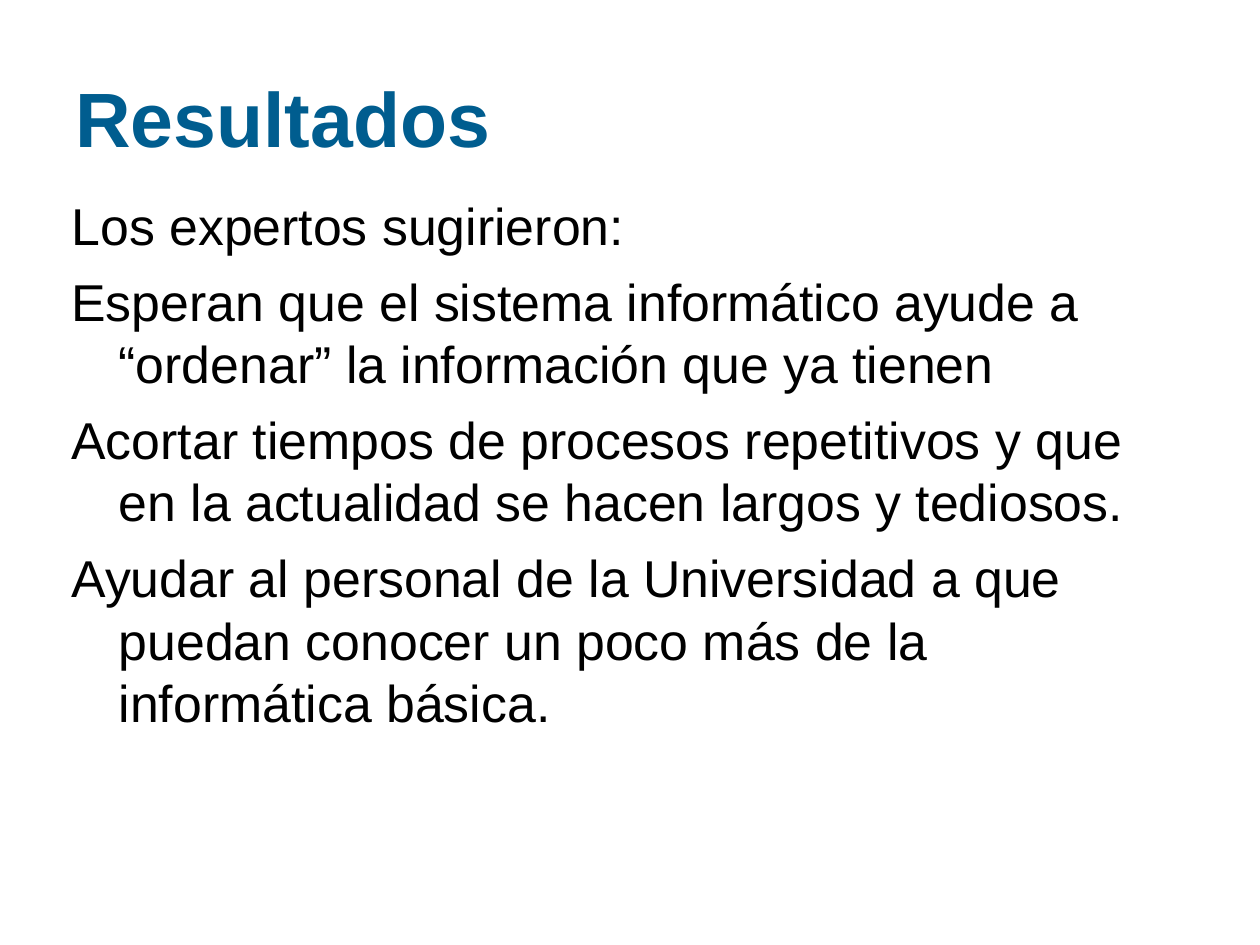
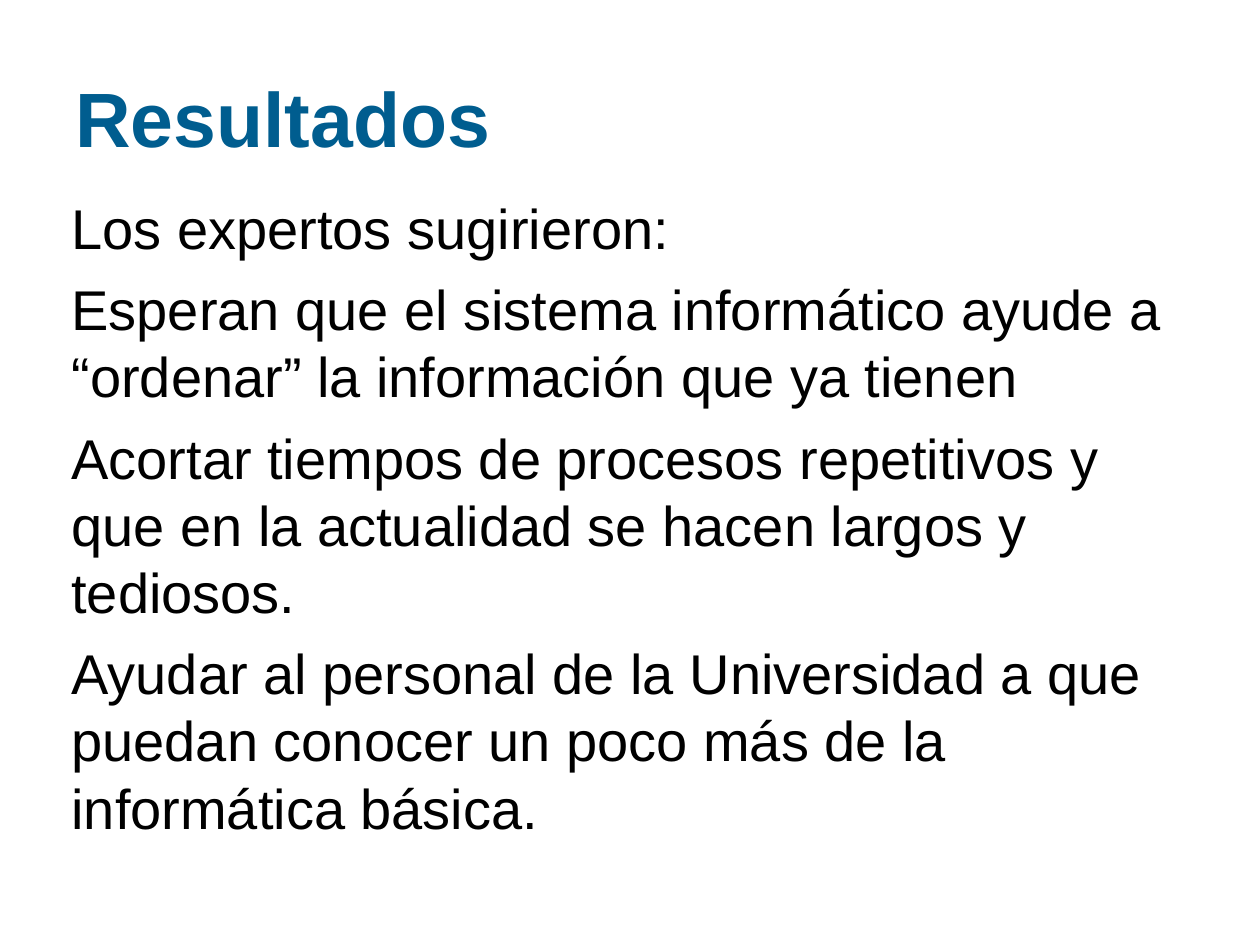
Before and after one commit to ramayac/jhard, a slide deck: slide 8 of presentaciones/segunda defensa/jhard-plantilla.ppt. Drawn at 1260x945 pixels with LibreOffice and Linux fonts; fonts in the diff are those of the drawing; background and template pictures are left out. Boxes give left, top, right and bottom in pixels: in the first picture for what was removed or moved away, otherwise in the second. Text is boxed around its words. In the diff, an @@ line names an element or a change of style, - is before the commit and + after.

```diff
--- a/presentaciones/segunda defensa/jhard-plantilla.ppt
+++ b/presentaciones/segunda defensa/jhard-plantilla.ppt
@@ text "Los expertos sugirieron:" at <box>71,208,1160,830</box>: size 29.6 to 32 pt; indent changed @@
```
Also in this commit, not shown: 19 other slides changed, 16 slides added.
